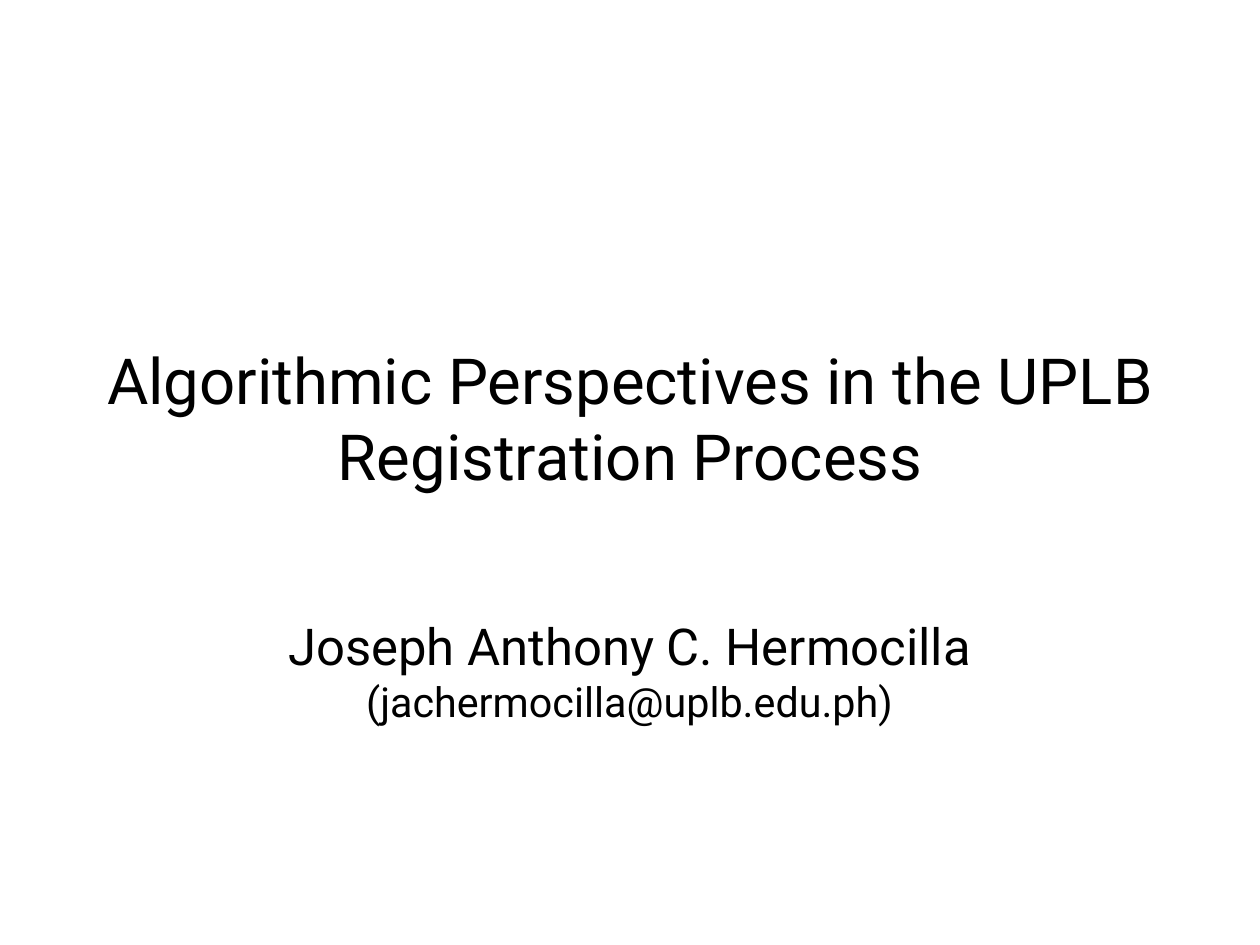
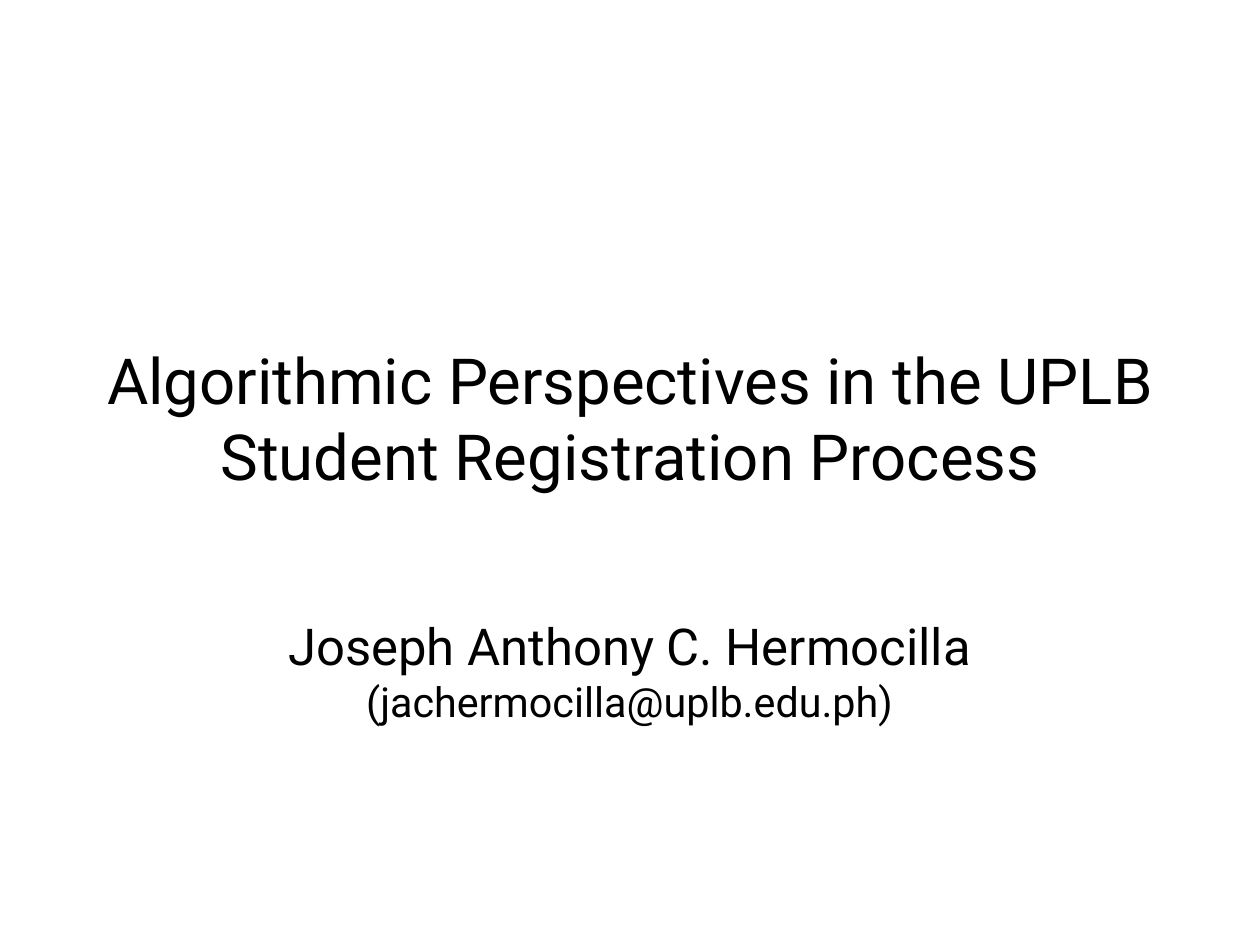
Before and after one commit to jachermocilla/jach-homepage, a slide deck: slide 1 of seminar-2008.odp. Drawn at 1260x945 pixels with LibreOffice and Linux fonts; fonts in the diff are those of the drawing. Boxes give left, top, right and bottom in pixels: in the first picture for what was removed or moved away, otherwise in the second. Text is boxed around its words. In the diff, an @@ line names an element or a change of style, - is before the commit and + after.

```diff
--- a/seminar-2008.odp
+++ b/seminar-2008.odp
@@ text at [107,356,1153,494]: text changed @@
-Algorithmic Perspectives in the UPLB Registration Process
+Algorithmic Perspectives in the UPLB Student Registration Process
```
